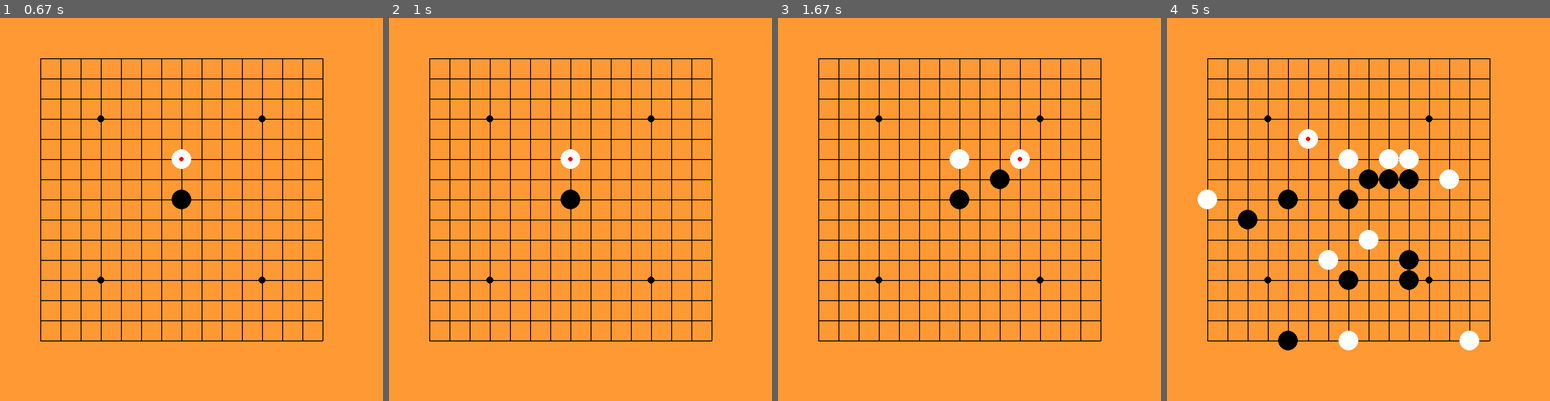
Above: before the commit, frames 1-4 (left to right).
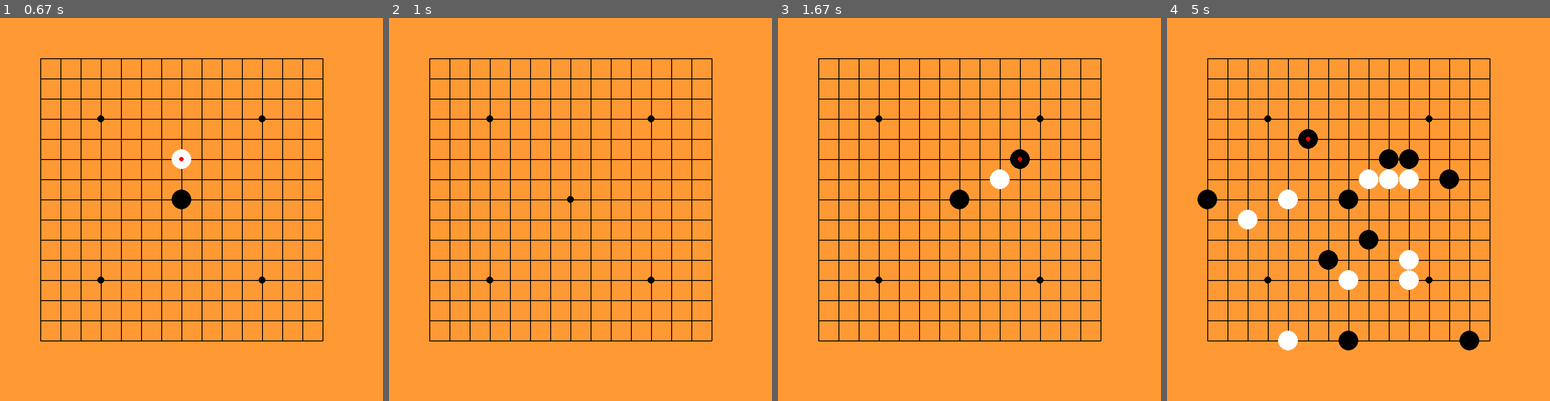
Above: after the commit, the same moments.

Repository: linusqzdeng/my-game
Game: pygame game, started from Gomoku/gomoku.py
Same seed, same stepped clock (60 frames per second), same inputs: the game is played once before the commit and once after it.
Inputs (mouse positions are in pixels of both pictures, inside the frame that each line leads up to):
- Up to frame 1 (0.67 s): press the mouse at (183, 201) at 0.37 s; move the mouse to (180, 152) at 0.47 s; release the mouse at (176, 106) at 0.6 s
- Up to frame 2 (1 s): hold R from 0.67 s (still down)
- Up to frame 3 (1.67 s): release R at 1.13 s; press the mouse at (961, 201) at 1.2 s; move the mouse to (996, 178) at 1.3 s; release the mouse at (1030, 155) at 1.43 s; press the mouse at (961, 201) at 1.6 s
- Up to frame 4 (5 s): move the mouse to (1350, 274) at 1.7 s; release the mouse at (1350, 347) at 1.83 s; move the mouse to (1350, 201) at 1.97 s; press the mouse at (1350, 201) at 2 s; move the mouse to (1281, 201) at 2.1 s; release the mouse at (1216, 198) at 2.23 s; press the mouse at (1350, 201) at 2.4 s; move the mouse to (1408, 274) at 2.5 s; release the mouse at (1465, 347) at 2.63 s; press the mouse at (1350, 201) at 2.8 s; move the mouse to (1400, 190) at 2.9 s; release the mouse at (1454, 175) at 3.03 s; press the mouse at (1350, 201) at 3.2 s; move the mouse to (1373, 178) at 3.3 s; release the mouse at (1396, 155) at 3.43 s; press the mouse at (1350, 201) at 3.6 s; move the mouse to (1297, 205) at 3.7 s; release the mouse at (1243, 213) at 3.83 s; move the mouse to (1350, 201) at 3.97 s; press the mouse at (1350, 201) at 4 s; move the mouse to (1320, 266) at 4.1 s; release the mouse at (1293, 332) at 4.23 s; press the mouse at (1350, 201) at 4.4 s; move the mouse to (1377, 232) at 4.5 s; release the mouse at (1404, 263) at 4.63 s; press the mouse at (1350, 201) at 4.8 s; move the mouse to (1301, 144) at 4.9 s

Frame 1 is identical in both runs. In frame 2, 0.4% of the frame differs, in the area x 44-50%, y 34-50%; in frame 3, 0.6%; in frame 4, 3.9%, in the area x 7-82%, y 29-87%.

Commit message:
Fixed the multiple messages bug

Diff:
--- a/Gomoku/gomoku.py
+++ b/Gomoku/gomoku.py
@@ -51,8 +51,8 @@
 class Stone:
     def __init__(self):
         self.r = CELL // 2  # radius
-        self.black = []
-        self.white = []
+        self.black, self.white = [], []
+        self.grid_x, self.grid_y = 0, 0
         self.player = 1
 
     def window_pos(self):
@@ -122,7 +122,7 @@
                 pygame.draw.circle(screen, Colour.RED, self.black[-1], 5)
 
 
-class Player:
+class Game:
     def __init__(self):
         pass
 
@@ -149,31 +149,24 @@
 
             return False
 
-        # Five stones in horizontal
-        if check(board[y][i] for i in range(max(0, x - n + 1), min(end, x + n))):
-            return True
-
-        # Five stones in vertical
-        if check(board[i][x] for i in range(max(0, y - n + 1), min(end, y + n))):
-            return True
-
-        # Five stones in top-left to bottom-right diagonal
-        if check(board[y + i][x + i] for i in range(max(-x, -y, 1 - n), min(end - x, end - y, n))):
-            return True
-
-        # Five stones in bottom-left to top-right diagonal
-        if check(board[y - i][x + i] for i in range(max(-x, y - end + 1, 1 - n), min(end - x, y + 1, n))):
-            return True
-
-        return False
-
-    def message(self, board, x, y):
+        # Check if five stones in a row horizontally, vertically, and diagnoally
+        check_list = [check(board[y][i] for i in range(max(0, x - n + 1), min(end, x + n))),
+                      check(board[i][x] for i in range(max(0, y - n + 1), min(end, y + n))),
+                      check(board[y + i][x + i] for i in range(max(-x, -y, 1 - n), min(end - x, end - y, n))),
+                      check(board[y - i][x + i] for i in range(max(-x, y - end + 1, 1 - n), min(end - x, y + 1, n)))]
+
+        return any(check_list)
+
+    def message(self, is_win, board, x, y):
         """Display message when winner comes out."""
-        if board[y][x] == 1:
-            print("Congrat! Black stone wins the game!")
-
-        if board[y][x] == 2:
-            print("Congrat! White stone wins the game!")
+        if is_win and (x or y) != 0:
+            if board[y][x] == 1:
+                print("Congrats! Black stone wins this round!")
+            elif board[y][x] == 2:
+                print("Congrats! White stone wins this round!")
+            else:
+                return
+            return False
 
 
 def main():
@@ -185,10 +178,10 @@
     # Initialise game objects
     board = Board()
     stone = Stone()
-    player = Player()
-
+    game = Game()
+
+    is_win = False
     over = 0
-    is_win = False
     while not over:
         clock.tick(10)
         screen.fill(Colour.BOARD)
@@ -204,13 +197,9 @@
                 stone.window_pos()
                 stone.grid_pos(board.start)
                 stone.place(board.panel, board.start, board.end, stone.x, stone.y)
-                is_win = player.winner(board.panel, stone.grid_x, stone.grid_y)
-
-            if is_win:
-                player.message(board.panel, stone.grid_x, stone.grid_y)
-                is_win = False
-
-            if is_win and (event.type == KEYDOWN and event.key == K_r):
+                is_win = game.winner(board.panel, stone.grid_x, stone.grid_y)
+
+            if (event.type == KEYDOWN and event.key == K_r):
                 # Restart the game
                 print("Start over another round!")
                 board.panel = np.zeros((15, 15))
@@ -222,6 +211,7 @@
         board.draw(screen)
         stone.draw(screen, stone.black, stone.white)
         stone.last_palced(stone.player, screen)
+        is_win = game.message(is_win, board.panel, stone.grid_x, stone.grid_y)
 
         pygame.display.update()
 
